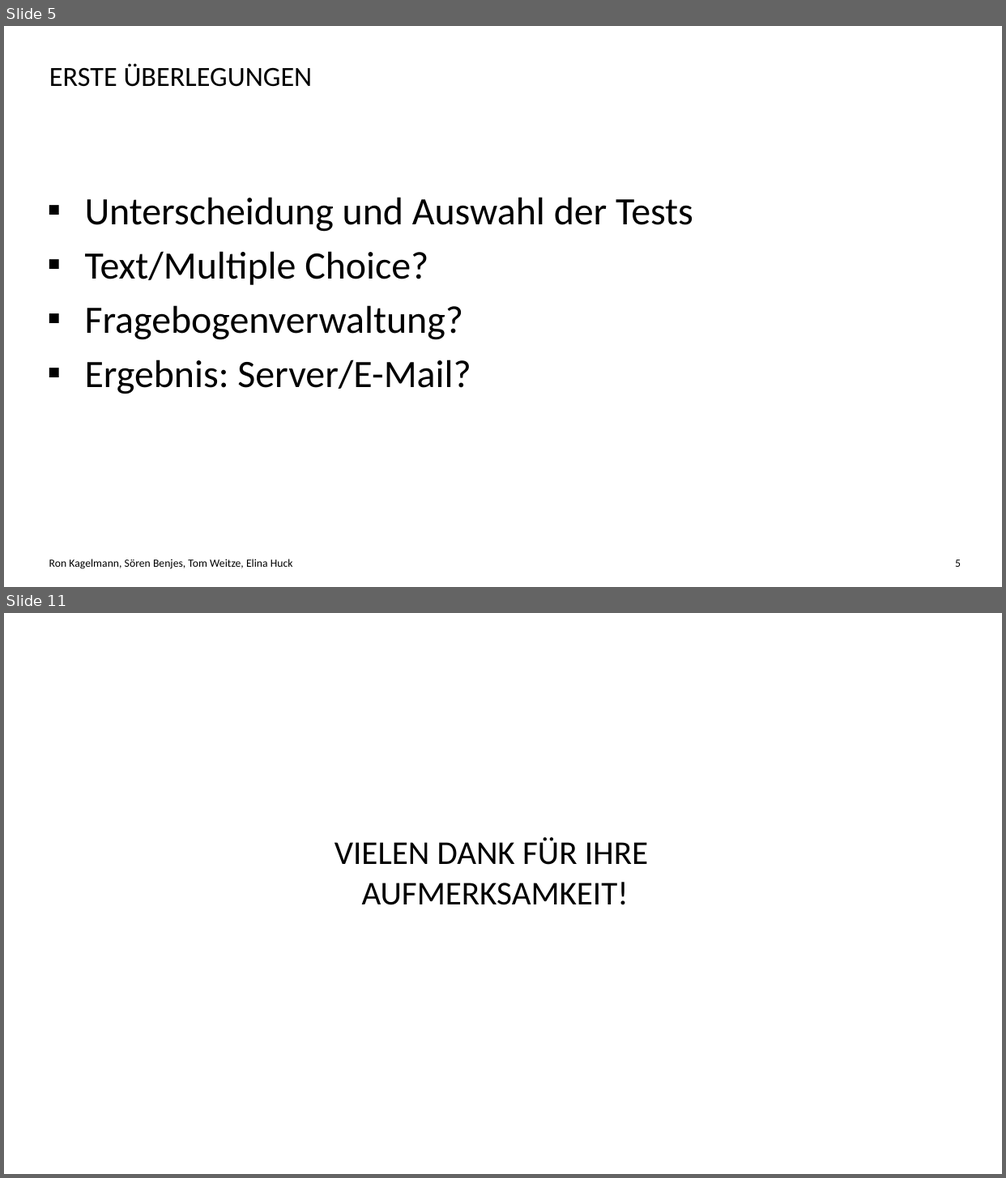
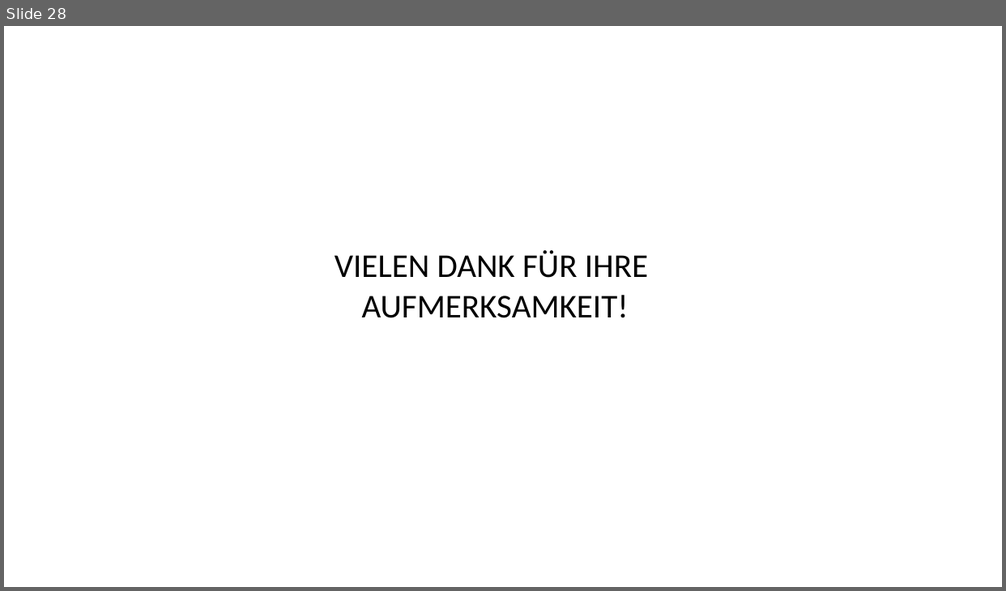
Before and after one commit to Elinuschka/H-DSkript, a slide deck: Candidate Accessment System.pptx. Shown one above the other, each under a label of ours: slides 5 and 11 before the commit, slide 28 after it; the slides between them are not shown. The pictures are 1006x1178 and 1006x591 pixels, drawn with LibreOffice and Linux fonts; fonts in the diff are those of the drawing; background and template pictures are left out. Boxes give left, top, right and bottom in pixels: in the first picture for what was removed or moved away, otherwise in the second. Text is boxed around its words. In the diff, an @@ line names an element or a change of style, - is before the commit and + after.

```diff
--- a/Candidate Accessment System.pptx
+++ b/Candidate Accessment System.pptx
@@ slide 5 removed at box(4, 26, 1002, 587), background #FFFFFF @@
@@ title removed at box(49, 63, 313, 87) @@
-ERSTE ÜBERLEGUNGEN
@@ text removed at box(85, 197, 693, 395) @@
-▪ Unterscheidung und Auswahl der Tests
-▪ Text/Multiple Choice?
-▪ Fragebogenverwaltung?
-▪ Ergebnis: Server/E-Mail?
@@ text removed at box(49, 559, 293, 570) @@
-Ron Kagelmann, Sören Benjes, Tom Weitze, Elina Huck
@@ page number removed at box(955, 560, 961, 567) @@
-5
@@ what was slide 11 is now slide 28 @@
```
Also in this commit, not shown: 2 slides changed, 24 slides added, 6 other slides removed.
